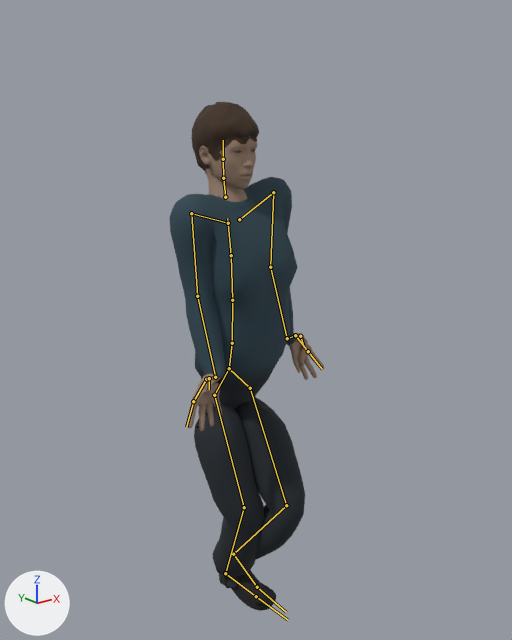
Two versions of the glTF model public/assets/models/person.glb, one commit apart.
The view is the same before and after, from a camera (50 mm lens) standing at (-1.257, -1.723, 1.574) and looking at (0.053, -0.085, 0.919). The lights are fixed; the arrows at lower left show +X, +Y and +Z. The first picture is the older version. Both versions are drawn at frame 0 of the action 'Idle'; the numbers are the values there. The bones that bend it are drawn over the model as lines.

In view in the first picture: 'Human'.
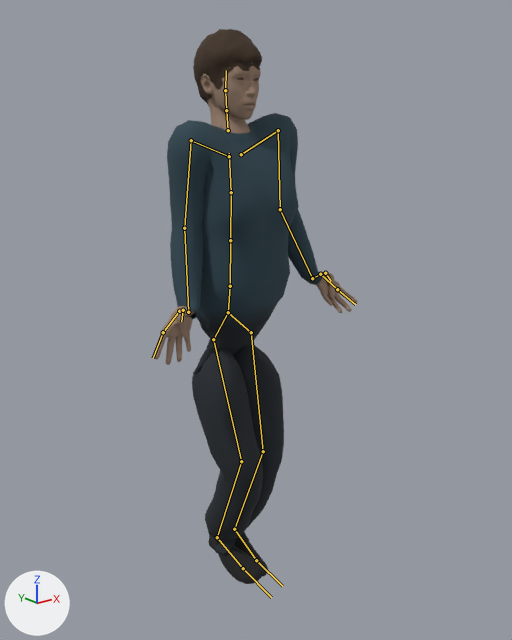
What the commit changed:
Bone 'Hips' (bone_hips) moves from (0.0, -0.113, -0.055) to (0.0, 0.055, 0.027).
Bone 'Hips' (bone_hips) turns from (33, 2, -4) to (33, -2, -2) degrees about its own x, y and z.
Bone 'LeftUpLeg' (bone_leftupleg) turns from (-7, -178, -42) to (-23, -177, -36) degrees about its own x, y and z.
Bone 'LeftLeg' (bone_leftleg) turns from (-72, 1, -1) to (-40, 1, -1) degrees about its own x, y and z.
Bone 'LeftFoot' (bone_leftfoot) turns from (17, -22, 172) to (21, -22, 173) degrees about its own x, y and z.
Bone 'LeftToeBase' (bone_lefttoebase) turns from (-11, 4, 9) to (-4, 4, 7) degrees about its own x, y and z.
Bone 'LowerBack' (bone_lowerback) turns from (-36, 5, 3) to (-37, 2, -1) degrees about its own x, y and z.
Bone 'Spine' (bone_spine) turns from (12, 3, 4) to (13, 3, 2) degrees about its own x, y and z.
Bone 'LeftArm' (bone_leftarm) turns from (-1, 26, -74) to (2, 11, -68) degrees about its own x, y and z.
Bone 'LeftForeArm' (bone_leftforearm) turns from (-25, 5, 8) to (-18, 7, 12) degrees about its own x, y and z.
Bone 'LeftFingerBase' (bone_leftfingerbase) turns from (104, -22, -107) to (116, -13, -110) degrees about its own x, y and z.
Bone 'LThumb' (bone_lthumb) turns from (-15, -159, 42) to (0, -158, 38) degrees about its own x, y and z.
Bone 'Neck' (bone_neck) turns from (-19, 1, -2) to (-19, 1, -1) degrees about its own x, y and z.
Bone 'Neck1' (bone_neck1) turns from (4, 0, -4) to (3, 0, -4) degrees about its own x, y and z.
Bone 'RightArm' (bone_rightarm) turns from (1, -6, 73) to (-4, -2, 69) degrees about its own x, y and z.
Bone 'RightForeArm' (bone_rightforearm) turns from (-16, -7, -13) to (-13, -7, -14) degrees about its own x, y and z.
Bone 'RightHand' (bone_righthand) turns from (-6, -11, -97) to (2, -11, -97) degrees about its own x, y and z.
Bone 'RightFingerBase' (bone_rightfingerbase) turns from (65, 16, 92) to (65, 11, 94) degrees about its own x, y and z.
Bone 'RThumb' (bone_rthumb) turns from (135, 5, 113) to (139, 3, 111) degrees about its own x, y and z.
Bone 'RightUpLeg' (bone_rightupleg) turns from (-24, -180, 23) to (-20, 174, 29) degrees about its own x, y and z.
Bone 'RightLeg' (bone_rightleg) turns from (-42, -1, 1) to (-47, -1, 1) degrees about its own x, y and z.
Bone 'RightFoot' (bone_rightfoot) turns from (13, 28, 170) to (25, 25, -180) degrees about its own x, y and z.
Bone 'RightToeBase' (bone_righttoebase) turns from (9, -4, -2) to (1, -4, -5) degrees about its own x, y and z.

Boxes [x1, y1, x2, y2] around the edits, measured in the pictures (512 x 640 px):
'Human', posed (31% wider, 9% taller)
    before: [170, 102, 324, 611]
    after: [155, 29, 357, 584]
bone 'Hips', root to tip
    before: (229, 368) to (232, 343)
    after: (228, 312) to (230, 286)
bone 'LeftUpLeg', root to tip
    before: (250, 388) to (286, 505)
    after: (251, 332) to (263, 451)
bone 'LeftLeg', root to tip
    before: (286, 505) to (233, 554)
    after: (263, 451) to (234, 529)
bone 'LeftFoot', root to tip
    before: (233, 554) to (257, 587)
    after: (234, 529) to (256, 560)
bone 'LeftToeBase', root to tip
    before: (257, 587) to (286, 612)
    after: (256, 560) to (282, 586)
bone 'LowerBack', root to tip
    before: (232, 343) to (232, 300)
    after: (230, 286) to (230, 240)
bone 'Spine', root to tip
    before: (232, 300) to (231, 255)
    after: (230, 240) to (231, 192)
bone 'LeftArm', root to tip
    before: (273, 192) to (270, 267)
    after: (278, 130) to (280, 209)
bone 'LeftForeArm', root to tip
    before: (270, 267) to (287, 338)
    after: (280, 209) to (312, 278)
bone 'LeftFingerBase', root to tip
    before: (295, 335) to (308, 351)
    after: (320, 274) to (337, 289)
bone 'LThumb', root to tip
    before: (300, 336) to (303, 345)
    after: (325, 273) to (331, 281)
bone 'Neck', root to tip
    before: (225, 197) to (223, 178)
    after: (228, 130) to (226, 110)
bone 'Neck1', root to tip
    before: (223, 178) to (223, 159)
    after: (226, 110) to (225, 90)
bone 'RightArm', root to tip
    before: (191, 213) to (197, 296)
    after: (191, 140) to (184, 228)
bone 'RightForeArm', root to tip
    before: (197, 296) to (215, 377)
    after: (184, 228) to (188, 312)
bone 'RightHand', root to tip
    before: (215, 377) to (206, 379)
    after: (188, 312) to (179, 311)
bone 'RightFingerBase', root to tip
    before: (206, 379) to (193, 401)
    after: (179, 311) to (163, 332)
bone 'RThumb', root to tip
    before: (209, 378) to (209, 389)
    after: (183, 310) to (181, 321)
bone 'RightUpLeg', root to tip
    before: (214, 395) to (244, 507)
    after: (213, 339) to (241, 461)
bone 'RightLeg', root to tip
    before: (244, 507) to (225, 573)
    after: (241, 461) to (217, 537)
bone 'RightFoot', root to tip
    before: (225, 573) to (256, 596)
    after: (217, 537) to (243, 568)
bone 'RightToeBase', root to tip
    before: (256, 596) to (288, 620)
    after: (243, 568) to (271, 597)
